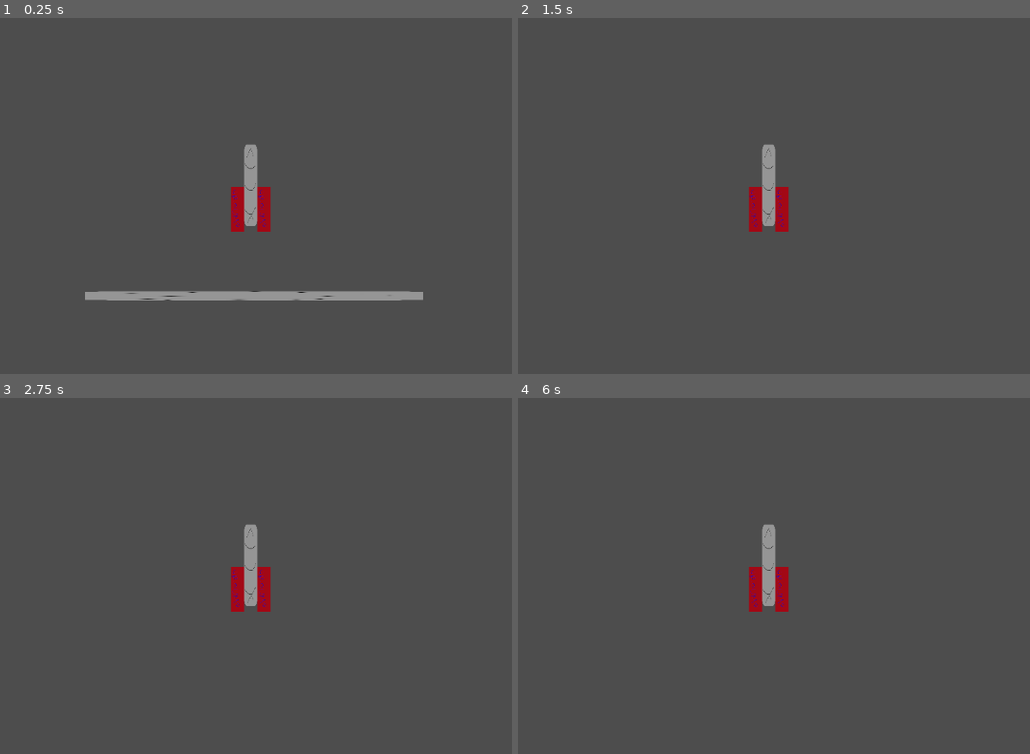
Above: before the commit, frames 1-4 (two rows, left to right).
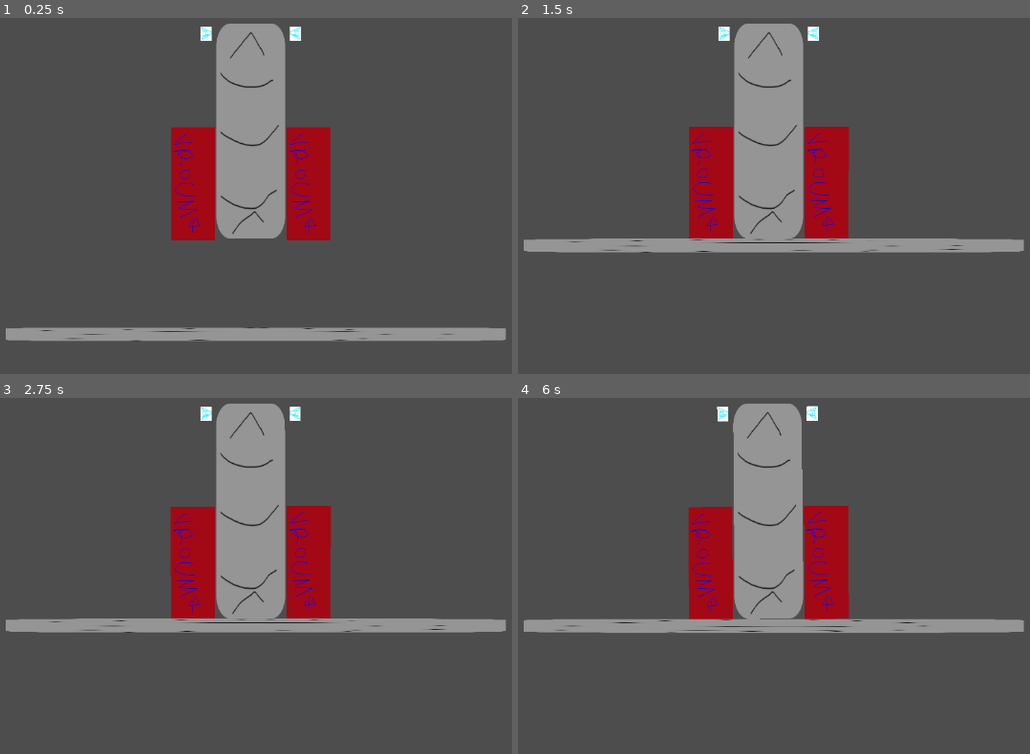
Above: after the commit, the same moments.

Repository: martin-danhier/to-the-moon
Game: Godot game, scene res://exploration.tscn
Two runs of this game, one before a commit and one after it. Both use one fixed random seed, a clock stepped at 60 frames per second and the inputs below.
Inputs:
- Up to frame 1 (0.25 s): no input
- Up to frame 2 (1.5 s): hold Z (thruster_0, bound only after the commit) 0.53-1.28 s; tap Enter at 1.25 s
- Up to frame 3 (2.75 s): tap Space at 2 s; hold Z (thruster_0, bound only after the commit) from 2.03 s (still down)
- Up to frame 4 (6 s): release Z (thruster_0, bound only after the commit) at 3.53 s; tap Enter at 4.25, 5.75 s; tap Space at 5 s; hold Z (thruster_0, bound only after the commit) from 5.78 s (still down)

The runs differ from the first frame. In frame 1, 18% of the frame differs, in the area x 1-99%, y 1-91%; in frame 2, 17%; in frame 3, 17%; in frame 4, 17%.

Commit message:
rocket stable

Diff:
--- a/RocketCrontroller.gd
+++ b/RocketCrontroller.gd
@@ -2,16 +2,37 @@
 
 var thruster_left : RigidBody2D
 var thruster_right : RigidBody2D
+var side_thruster_left : RigidBody2D
+var side_thruster_right : RigidBody2D
 var body : RigidBody2D
 
 func _ready() -> void:
 	thruster_left = self.get_node("thruster_left")
 	thruster_right = self.get_node("thruster_right")
+	side_thruster_left = self.get_node("side_thruster_left")
+	side_thruster_right = self.get_node("side_thruster_right")
 	body = self.get_node("body_0")
 
-func _process(delta: float) -> void:
-	var impulse = Vector2.UP * 100.0;
-	print(body.transform.get_rotation())
-	impulse = impulse.rotated(body.transform.get_rotation())
-	thruster_left.apply_impulse(impulse)
-	thruster_right.apply_impulse(impulse)
+func _physics_process(delta: float) -> void:
+	var impulse = Vector2.UP * 15000.0;
+
+	if Input.is_action_pressed("thruster_side_0"):
+		var local_impulse = impulse.rotated(side_thruster_left.transform.get_rotation()) / 10.0
+		side_thruster_left.apply_force(local_impulse)
+		print("impulse on side thruster 0")
+
+	if Input.is_action_pressed("thruster_side_1"):
+		var local_impulse = impulse.rotated(side_thruster_right.transform.get_rotation()) / 10.0
+		side_thruster_right.apply_force(local_impulse)
+		print("impulse on side thruster 1")
+
+	if Input.is_action_pressed("thruster_1"):
+		var local_impulse = impulse.rotated(thruster_left.transform.get_rotation())
+		thruster_left.apply_force(local_impulse)
+		print("impulse on thruster 0")
+
+	if Input.is_action_pressed("thruster_0"):
+		var local_impulse = impulse.rotated(thruster_right.transform.get_rotation())
+		print(thruster_right.transform.get_rotation())
+		thruster_right.apply_force(local_impulse)
+		print("impulse on thruster 1")
--- a/exploration.tscn
+++ b/exploration.tscn
@@ -1,17 +1,19 @@
-[gd_scene load_steps=8 format=3 uid="uid://b7qc0gwls2n0v"]
+[gd_scene load_steps=10 format=3 uid="uid://b7qc0gwls2n0v"]
 
-[ext_resource type="Script" path="res://RocketCrontroller.gd" id="1_tut6i"]
+[ext_resource type="Script" uid="uid://jhp1evdhvaie" path="res://RocketCrontroller.gd" id="1_tut6i"]
 [ext_resource type="Texture2D" uid="uid://chpld2yyt3kgh" path="res://assets/thruster.png" id="1_wjony"]
 [ext_resource type="Texture2D" uid="uid://db4swb5w3qhwr" path="res://assets/body.png" id="2_1yu1n"]
+[ext_resource type="Texture2D" uid="uid://bn7uvcm0llg0a" path="res://assets/side_thruster.png" id="4_wyjkc"]
 
-[sub_resource type="CapsuleShape2D" id="CapsuleShape2D_ct6xg"]
-height = 68.0
+[sub_resource type="RectangleShape2D" id="RectangleShape2D_tut6i"]
+size = Vector2(70, 220)
 
-[sub_resource type="CapsuleShape2D" id="CapsuleShape2D_wjony"]
-height = 68.0
+[sub_resource type="RectangleShape2D" id="RectangleShape2D_wyjkc"]
+size = Vector2(44.89, 114)
 
-[sub_resource type="RectangleShape2D" id="RectangleShape2D_wjony"]
-size = Vector2(20, 123)
+[sub_resource type="RectangleShape2D" id="RectangleShape2D_c4mc6"]
+
+[sub_resource type="RectangleShape2D" id="RectangleShape2D_88ct5"]
 
 [sub_resource type="RectangleShape2D" id="RectangleShape2D_1yu1n"]
 size = Vector2(510, 14)
@@ -19,99 +21,152 @@
 [node name="exploration" type="Node2D"]
 
 [node name="Rocket" type="Node2D" parent="."]
+position = Vector2(0, -153)
 script = ExtResource("1_tut6i")
 
+[node name="body_0" type="RigidBody2D" parent="Rocket"]
+position = Vector2(0, -24)
+mass = 14.0
+
+[node name="Camera2D" type="Camera2D" parent="Rocket/body_0"]
+position = Vector2(0, 80)
+zoom = Vector2(1.48, 1.48)
+
+[node name="CollisionShape2D" type="CollisionShape2D" parent="Rocket/body_0"]
+shape = SubResource("RectangleShape2D_tut6i")
+
+[node name="Sprite2D" type="Sprite2D" parent="Rocket/body_0"]
+position = Vector2(4.17233e-06, 3.8147e-06)
+scale = Vector2(0.273438, 0.429688)
+texture = ExtResource("2_1yu1n")
+
 [node name="thruster_left" type="RigidBody2D" parent="Rocket"]
-position = Vector2(-20, 0)
+position = Vector2(-59, 30)
+mass = 6.0
+
+[node name="Sprite2D" type="Sprite2D" parent="Rocket/thruster_left"]
+scale = Vector2(0.175, 0.225)
+texture = ExtResource("1_wjony")
 
 [node name="CollisionShape2D" type="CollisionShape2D" parent="Rocket/thruster_left"]
-shape = SubResource("CapsuleShape2D_ct6xg")
+shape = SubResource("RectangleShape2D_wyjkc")
 
-[node name="Sprite" type="Sprite2D" parent="Rocket/thruster_left"]
-position = Vector2(2.38419e-07, 9.53674e-07)
-scale = Vector2(0.078125, 0.132812)
+[node name="thruster_right" type="RigidBody2D" parent="Rocket"]
+position = Vector2(59, 30)
+mass = 6.0
+
+[node name="Sprite2D" type="Sprite2D" parent="Rocket/thruster_right"]
+scale = Vector2(0.175, 0.225)
 texture = ExtResource("1_wjony")
 
-[node name="thruster_right" type="RigidBody2D" parent="Rocket"]
-position = Vector2(20, 0)
+[node name="CollisionShape2D" type="CollisionShape2D" parent="Rocket/thruster_right"]
+shape = SubResource("RectangleShape2D_wyjkc")
 
-[node name="CollisionShape2D" type="CollisionShape2D" parent="Rocket/thruster_right"]
-shape = SubResource("CapsuleShape2D_wjony")
+[node name="side_thruster_left" type="RigidBody2D" parent="Rocket"]
+position = Vector2(-45.45, -123.34)
 
-[node name="Sprite" type="Sprite2D" parent="Rocket/thruster_right"]
-scale = Vector2(0.078125, 0.132812)
-texture = ExtResource("1_wjony")
+[node name="Sprite2D" type="Sprite2D" parent="Rocket/side_thruster_left"]
+scale = Vector2(0.175, 0.225)
+texture = ExtResource("4_wyjkc")
 
-[node name="body_0" type="RigidBody2D" parent="Rocket"]
+[node name="CollisionShape2D" type="CollisionShape2D" parent="Rocket/side_thruster_left"]
+shape = SubResource("RectangleShape2D_c4mc6")
 
-[node name="CollisionShape2D" type="CollisionShape2D" parent="Rocket/body_0"]
-position = Vector2(0, -36.5)
-shape = SubResource("RectangleShape2D_wjony")
+[node name="side_thruster_right" type="RigidBody2D" parent="Rocket"]
+position = Vector2(45.45, -123.34)
 
-[node name="Sprite2D" type="Sprite2D" parent="Rocket/body_0"]
-position = Vector2(3.57628e-07, -36.5)
-scale = Vector2(0.078125, 0.240234)
-texture = ExtResource("2_1yu1n")
+[node name="Sprite2D" type="Sprite2D" parent="Rocket/side_thruster_right"]
+scale = Vector2(-0.175, 0.225)
+texture = ExtResource("4_wyjkc")
 
-[node name="Camera2D" type="Camera2D" parent="Rocket/body_0"]
+[node name="CollisionShape2D" type="CollisionShape2D" parent="Rocket/side_thruster_right"]
+shape = SubResource("RectangleShape2D_88ct5")
 
-[node name="body_to_left_side" type="GrooveJoint2D" parent="Rocket"]
-position = Vector2(-10.105, -29)
-rotation = 1.5708
+[node name="left_to_body" type="GrooveJoint2D" parent="Rocket"]
+position = Vector2(-35, -22)
 node_a = NodePath("../body_0")
 node_b = NodePath("../thruster_left")
 length = 1.0
 initial_offset = 1.0
 
-[node name="body_to_left_top" type="GrooveJoint2D" parent="Rocket"]
-position = Vector2(-10.02, -29)
+[node name="left_to_body2" type="GrooveJoint2D" parent="Rocket"]
+position = Vector2(-35, 81.29)
 node_a = NodePath("../body_0")
 node_b = NodePath("../thruster_left")
 length = 1.0
 initial_offset = 1.0
 
-[node name="body_to_left_side2" type="GrooveJoint2D" parent="Rocket"]
-position = Vector2(-10.105, 19)
-rotation = 1.5708
-node_a = NodePath("../body_0")
-node_b = NodePath("../thruster_left")
-length = 1.0
-initial_offset = 1.0
-
-[node name="body_to_left_top2" type="GrooveJoint2D" parent="Rocket"]
-position = Vector2(-10.02, 19)
-node_a = NodePath("../body_0")
-node_b = NodePath("../thruster_left")
-length = 1.0
-initial_offset = 1.0
-
-[node name="body_to_right_side3" type="GrooveJoint2D" parent="Rocket"]
-position = Vector2(9.895, -29)
-rotation = 1.5708
+[node name="right_to_body" type="GrooveJoint2D" parent="Rocket"]
+position = Vector2(35, -22)
 node_a = NodePath("../body_0")
 node_b = NodePath("../thruster_right")
 length = 1.0
 initial_offset = 1.0
 
-[node name="body_to_right_top3" type="GrooveJoint2D" parent="Rocket"]
-position = Vector2(9.98, -29)
+[node name="right_to_body2" type="GrooveJoint2D" parent="Rocket"]
+position = Vector2(35, 81.29)
 node_a = NodePath("../body_0")
 node_b = NodePath("../thruster_right")
 length = 1.0
 initial_offset = 1.0
 
-[node name="body_to_right_side4" type="GrooveJoint2D" parent="Rocket"]
-position = Vector2(9.895, 19)
-rotation = 1.5708
+[node name="side_left_to_body3" type="GrooveJoint2D" parent="Rocket"]
+position = Vector2(-35, -130.77)
 node_a = NodePath("../body_0")
-node_b = NodePath("../thruster_right")
+node_b = NodePath("../side_thruster_left")
 length = 1.0
 initial_offset = 1.0
 
-[node name="body_to_right_top4" type="GrooveJoint2D" parent="Rocket"]
-position = Vector2(9.98, 19)
+[node name="side_left_to_body4" type="GrooveJoint2D" parent="Rocket"]
+position = Vector2(-35, -115.225)
 node_a = NodePath("../body_0")
-node_b = NodePath("../thruster_right")
+node_b = NodePath("../side_thruster_left")
+length = 1.0
+initial_offset = 1.0
+
+[node name="side_right_to_body3" type="GrooveJoint2D" parent="Rocket"]
+position = Vector2(35, -130.77)
+node_a = NodePath("../body_0")
+node_b = NodePath("../side_thruster_right")
+length = 1.0
+initial_offset = 1.0
+
+[node name="side_right_to_body4" type="GrooveJoint2D" parent="Rocket"]
+position = Vector2(35, -115.225)
+node_a = NodePath("../body_0")
+node_b = NodePath("../side_thruster_right")
+length = 1.0
+initial_offset = 1.0
+
+[node name="side_left_to_body5" type="GrooveJoint2D" parent="Rocket"]
+position = Vector2(-35, -130.77)
+rotation = 1.5708
+node_a = NodePath("../body_0")
+node_b = NodePath("../side_thruster_left")
+length = 1.0
+initial_offset = 1.0
+
+[node name="side_left_to_body6" type="GrooveJoint2D" parent="Rocket"]
+position = Vector2(-35, -115.225)
+rotation = 1.5708
+node_a = NodePath("../body_0")
+node_b = NodePath("../side_thruster_left")
+length = 1.0
+initial_offset = 1.0
+
+[node name="side_right_to_body5" type="GrooveJoint2D" parent="Rocket"]
+position = Vector2(35, -130.77)
+rotation = -1.5708
+node_a = NodePath("../body_0")
+node_b = NodePath("../side_thruster_right")
+length = 1.0
+initial_offset = 1.0
+
+[node name="side_right_to_body6" type="GrooveJoint2D" parent="Rocket"]
+position = Vector2(35, -115.225)
+rotation = -1.5708
+node_a = NodePath("../body_0")
+node_b = NodePath("../side_thruster_right")
 length = 1.0
 initial_offset = 1.0
 
--- a/project.godot
+++ b/project.godot
@@ -14,3 +14,26 @@
 run/main_scene="uid://b7qc0gwls2n0v"
 config/features=PackedStringArray("4.4", "Forward Plus")
 config/icon="res://icon.svg"
+
+[input]
+
+thruster_0={
+"deadzone": 0.2,
+"events": [Object(InputEventKey,"resource_local_to_scene":false,"resource_name":"","device":-1,"window_id":0,"alt_pressed":false,"shift_pressed":false,"ctrl_pressed":false,"meta_pressed":false,"pressed":false,"keycode":0,"physical_keycode":90,"key_label":0,"unicode":119,"location":0,"echo":false,"script":null)
+]
+}
+thruster_1={
+"deadzone": 0.2,
+"events": [Object(InputEventKey,"resource_local_to_scene":false,"resource_name":"","device":-1,"window_id":0,"alt_pressed":false,"shift_pressed":false,"ctrl_pressed":false,"meta_pressed":false,"pressed":false,"keycode":0,"physical_keycode":88,"key_label":0,"unicode":120,"location":0,"echo":false,"script":null)
+]
+}
+thruster_side_0={
+"deadzone": 0.2,
+"events": [Object(InputEventKey,"resource_local_to_scene":false,"resource_name":"","device":-1,"window_id":0,"alt_pressed":false,"shift_pressed":false,"ctrl_pressed":false,"meta_pressed":false,"pressed":false,"keycode":0,"physical_keycode":4194319,"key_label":0,"unicode":0,"location":0,"echo":false,"script":null)
+]
+}
+thruster_side_1={
+"deadzone": 0.2,
+"events": [Object(InputEventKey,"resource_local_to_scene":false,"resource_name":"","device":-1,"window_id":0,"alt_pressed":false,"shift_pressed":false,"ctrl_pressed":false,"meta_pressed":false,"pressed":false,"keycode":0,"physical_keycode":4194321,"key_label":0,"unicode":0,"location":0,"echo":false,"script":null)
+]
+}
Binary file added: assets/side_thruster.png
Not shown, added: assets/side_thruster.png.import
